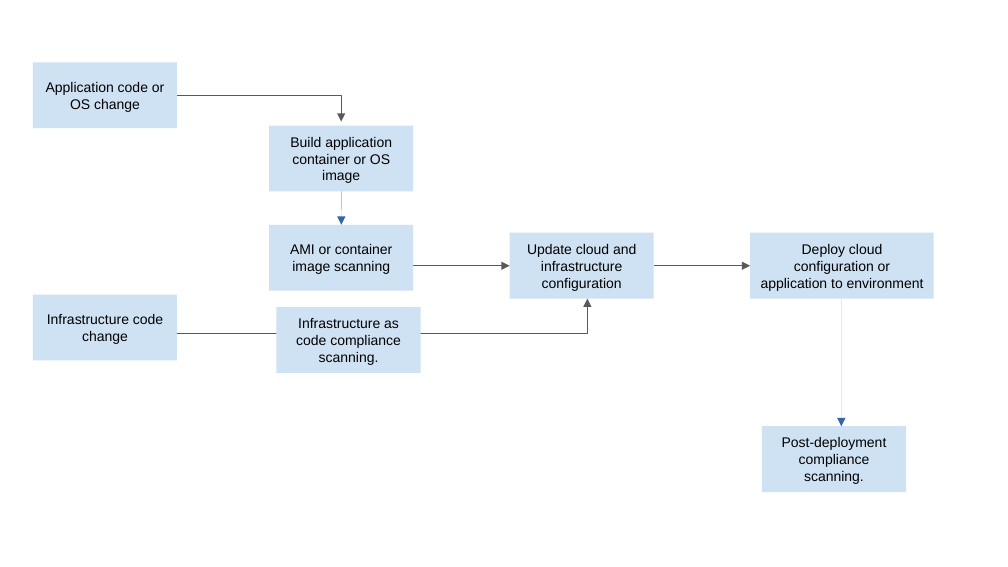
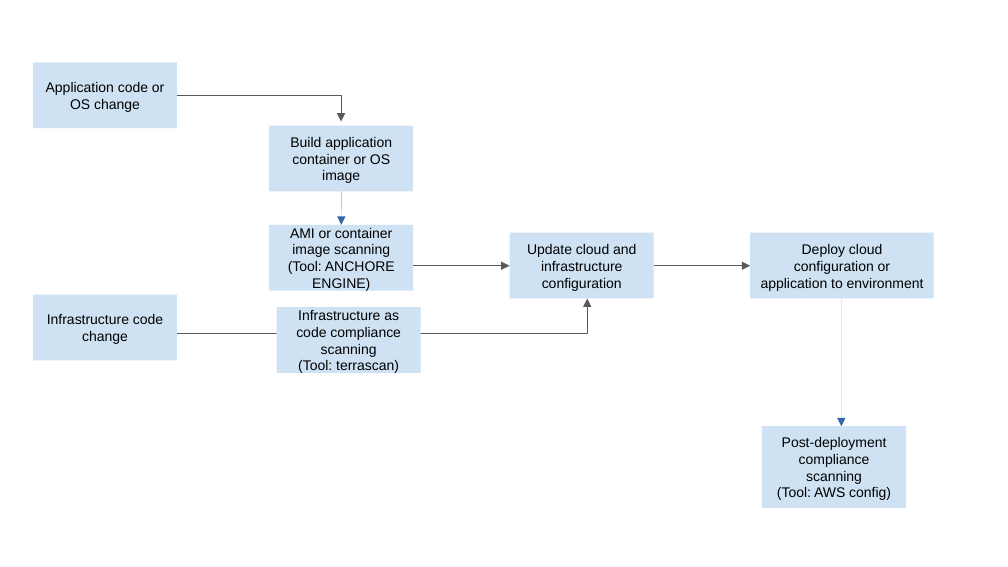
Before and after one commit to AGrosserHH/awsproject3, a slide deck: slide 1 of Exercise 5/DevOpsPipeline.pptx. Drawn at 1008x567 pixels with LibreOffice and Linux fonts; fonts in the diff are those of the drawing. Boxes give left, top, right and bottom in pixels: in the first picture for what was removed or moved away, otherwise in the second. Text is boxed around its words. In the diff, an @@ line names an element or a change of style, - is before the commit and + after.

```diff
--- a/Exercise 5/DevOpsPipeline.pptx
+++ b/Exercise 5/DevOpsPipeline.pptx
@@ text in rectangle at <box>288,228,395,292</box>: text changed @@
-AMI or container image scanning
+AMI or container image scanning
+(Tool: ANCHORE ENGINE)
@@ text in rectangle at <box>296,310,401,374</box>: text changed @@
-Infrastructure as code compliance scanning.
+Infrastructure as code compliance scanning
+(Tool: terrascan)
@@ rectangle "Post-deployment compliance scanning (Tool: AWS ...": place and size @@
-rectangle "Post-deployment compliance scanning (Tool: AWS ..." at <box>762,426,906,492</box>
+rectangle "Post-deployment compliance scanning (Tool: AWS ..." at <box>762,426,906,508</box>
@@ text in rectangle at <box>777,437,891,500</box>: text changed @@
-Post-deployment compliance scanning.
+Post-deployment compliance scanning
+(Tool: AWS config)
```
Also in this commit, not shown: 2 other files.
